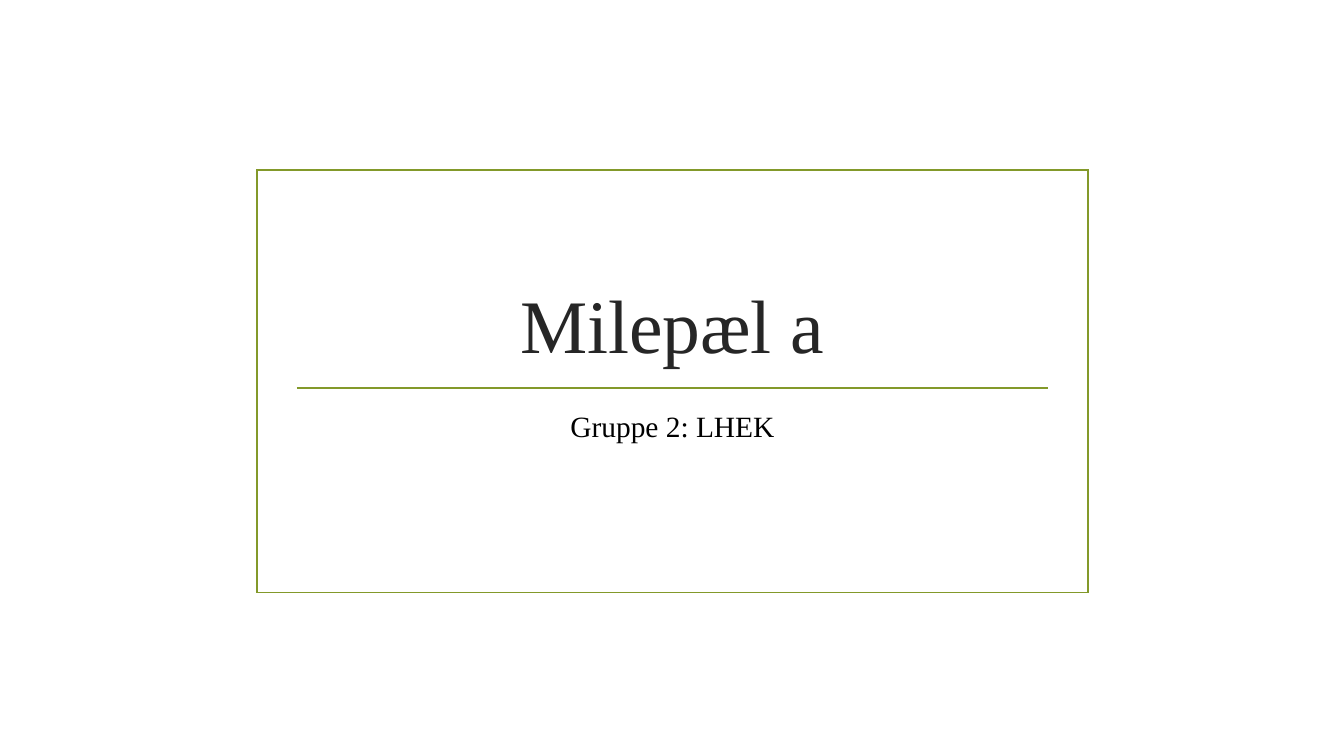
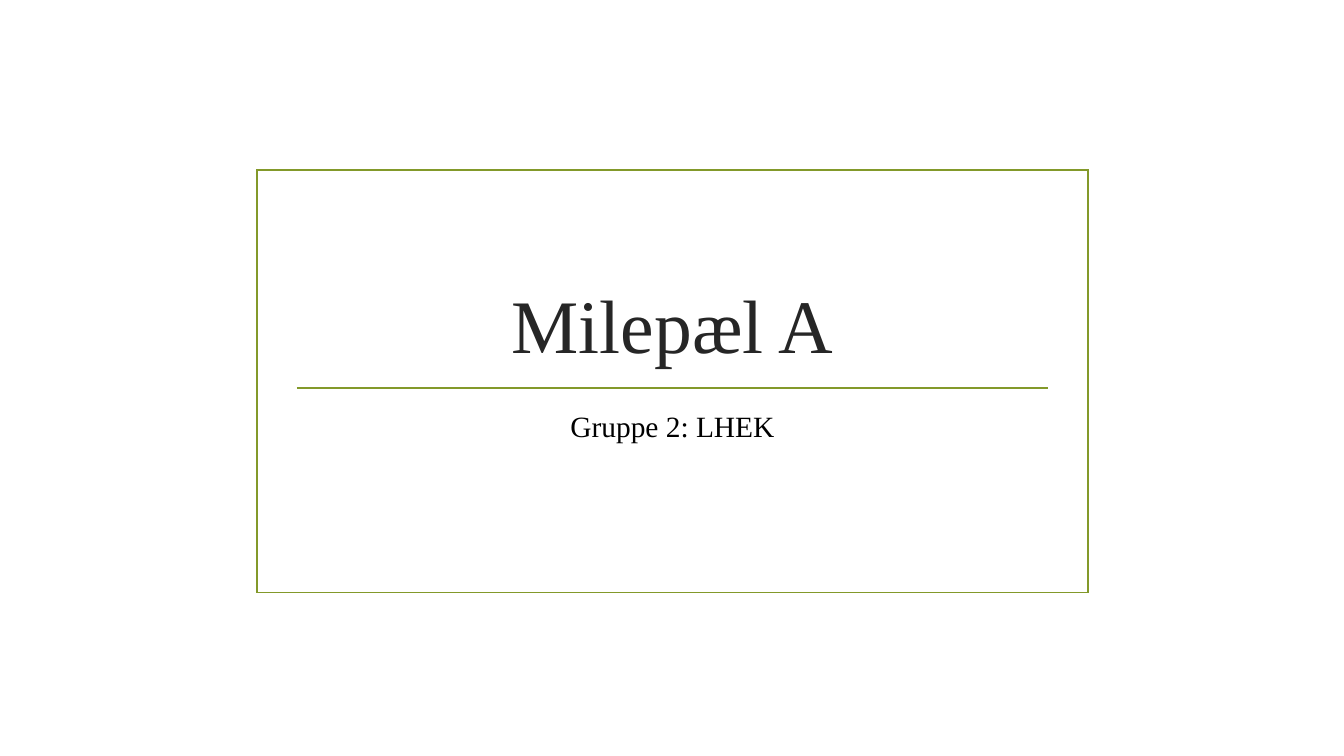
Before and after one commit to LHEKDMU14EksamensProjekt2Sem/DMU14EksamensProjekt2sem, a slide deck: slide 1 of 08-Project-Management/Milepæl A præsentation.pptx. Drawn at 1344x756 pixels with LibreOffice and Linux fonts; fonts in the diff are those of the drawing; background and template pictures are left out. Boxes give left, top, right and bottom in pixels: in the first picture for what was removed or moved away, otherwise in the second. Text is boxed around its words. In the diff, an @@ line names an element or a change of style, - is before the commit and + after.

```diff
--- a/08-Project-Management/Milepæl A præsentation.pptx
+++ b/08-Project-Management/Milepæl A præsentation.pptx
@@ title at [512,300,833,368]: text changed @@
-Milepæl a
+Milepæl A
```
Also in this commit, not shown: 3 other slides changed.
